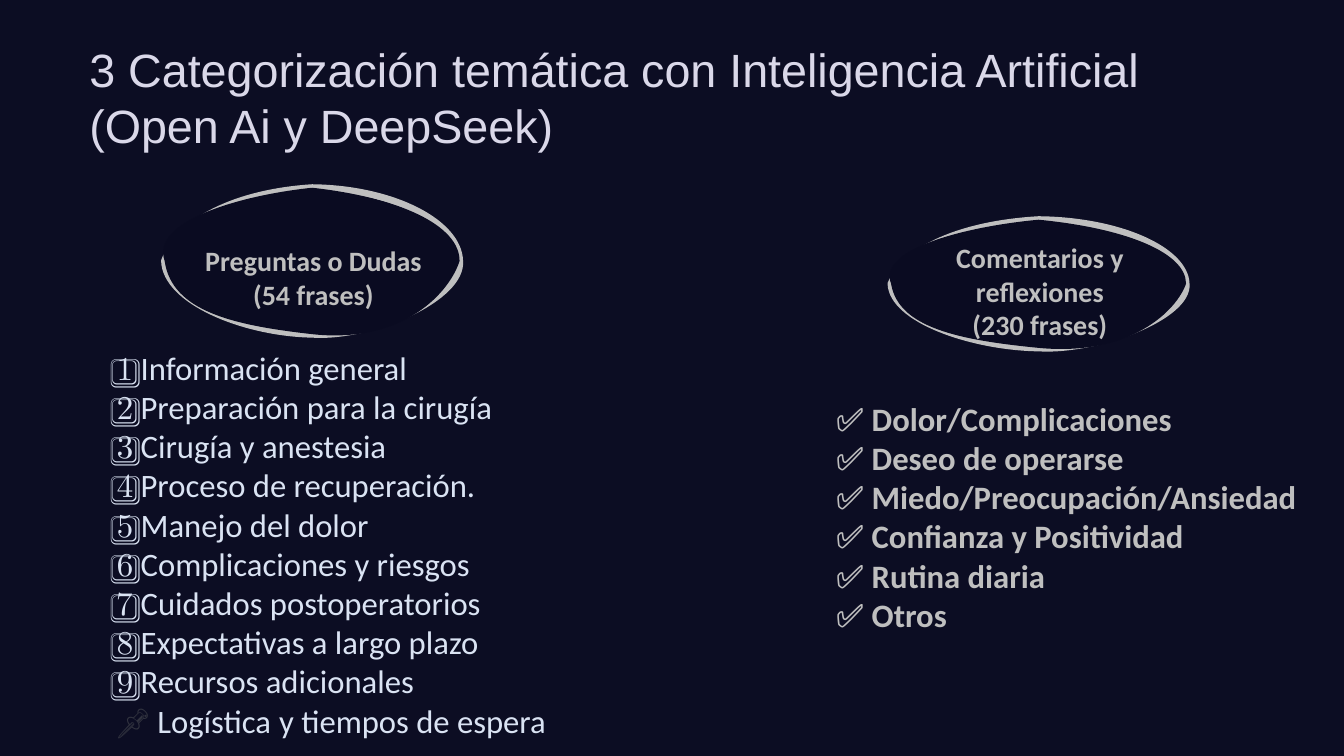
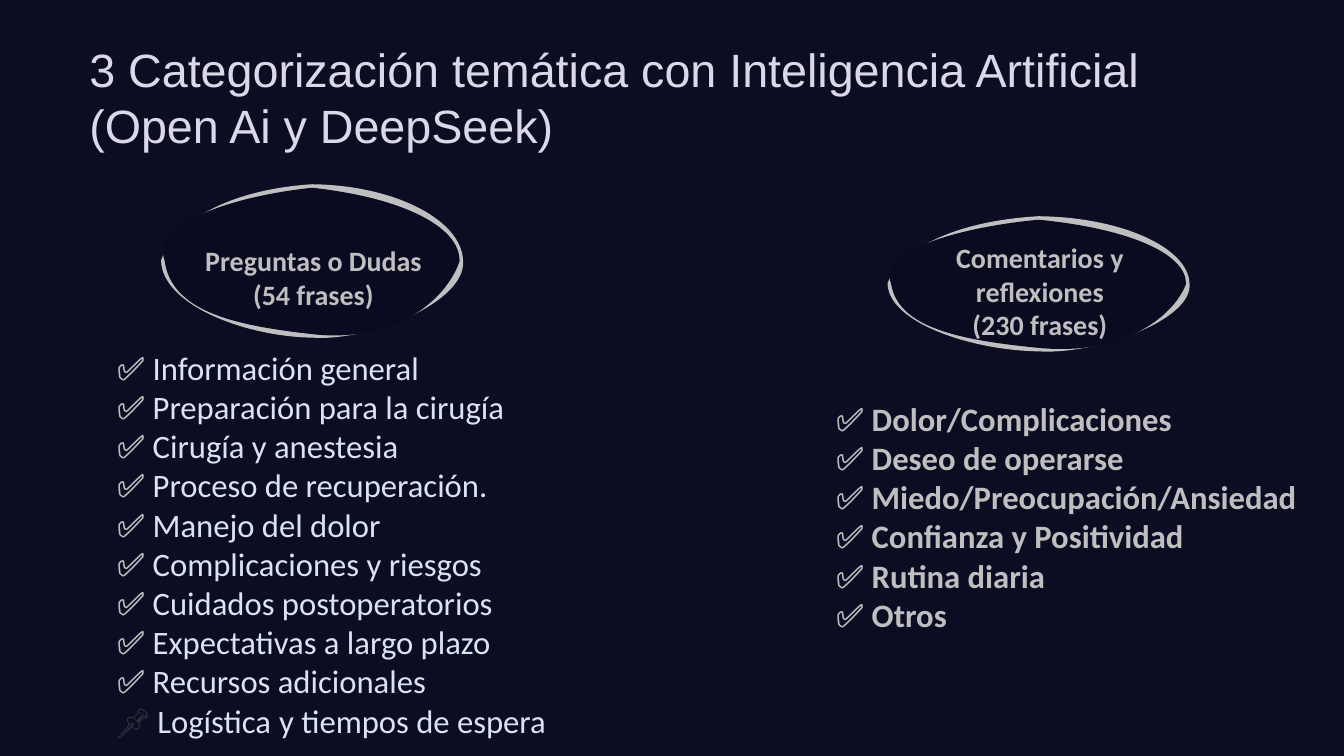
Before and after one commit to josegabriel8/Kneechat-Dashboard, a slide deck: slide 9 of Analisis-de-Necesidades-de-Informacion-en-Pacientes-Pendientes-de-Artroplastia-Total-de-Rodilla-ATR.pptx. Drawn at 1344x756 pixels with LibreOffice and Linux fonts; fonts in the diff are those of the drawing; background and template pictures are left out; a plain dark background stands for a picture behind light text. Boxes give left, top, right and bottom in pixels: in the first picture for what was removed or moved away, otherwise in the second. Text is boxed around its words. In the diff, an @@ line names an element or a change of style, - is before the commit and + after.

```diff
--- a/Analisis-de-Necesidades-de-Informacion-en-Pacientes-Pendientes-de-Artroplastia-Total-de-Rodilla-ATR.pptx
+++ b/Analisis-de-Necesidades-de-Informacion-en-Pacientes-Pendientes-de-Artroplastia-Total-de-Rodilla-ATR.pptx
@@ text at [153,357,504,694]: text changed @@
-1️⃣ Información general
-2️⃣ Preparación para la cirugía
-3️⃣ Cirugía y anestesia
-4️⃣ Proceso de recuperación.
-5️⃣ Manejo del dolor
-6️⃣ Complicaciones y riesgos
-7️⃣ Cuidados postoperatorios
-8️⃣ Expectativas a largo plazo
-9️⃣ Recursos adicionales
+✅ Información general
+✅ Preparación para la cirugía
+✅ Cirugía y anestesia
+✅ Proceso de recuperación.
+✅ Manejo del dolor
+✅ Complicaciones y riesgos
+✅ Cuidados postoperatorios
+✅ Expectativas a largo plazo
+✅ Recursos adicionales
```
Also in this commit, not shown: 1 other slide changed.
